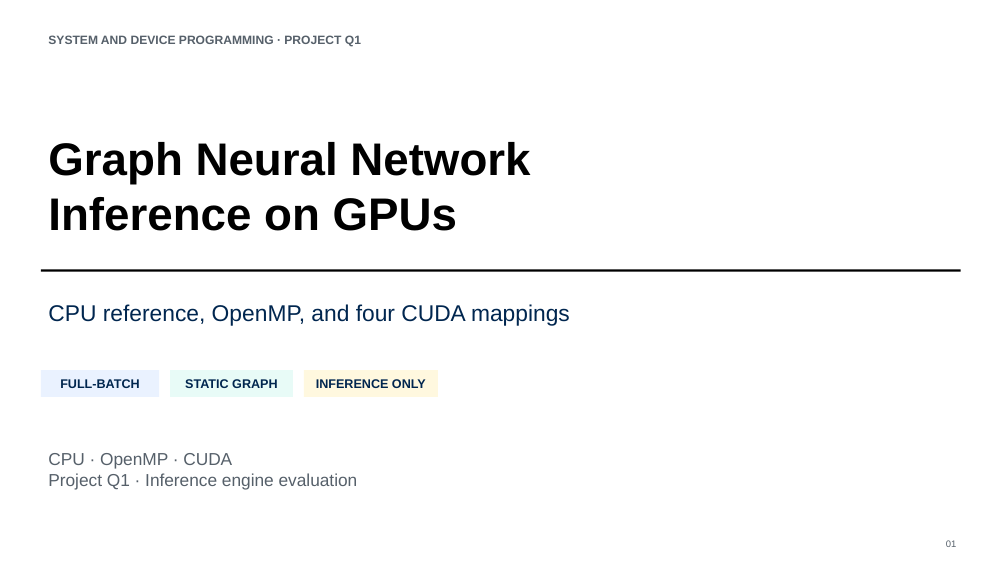
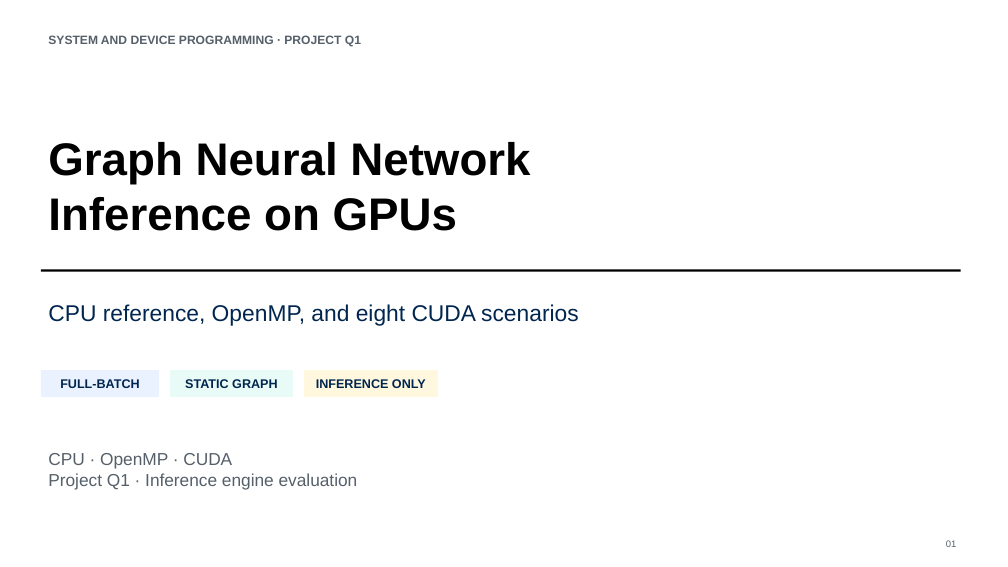
Before and after one commit to numei/gnni_on_gpus, a slide deck: slide 1 of docs/Q1-presentation-final.pptx. Drawn at 1008x567 pixels with LibreOffice and Linux fonts; fonts in the diff are those of the drawing. Boxes give left, top, right and bottom in pixels: in the first picture for what was removed or moved away, otherwise in the second. Text is boxed around its words. In the diff, an @@ line names an element or a change of style, - is before the commit and + after.

```diff
--- a/docs/Q1-presentation-final.pptx
+++ b/docs/Q1-presentation-final.pptx
@@ text at [48,304,579,326]: text changed @@
-CPU reference, OpenMP, and four CUDA mappings
+CPU reference, OpenMP, and eight CUDA scenarios
```
Also in this commit, not shown: 4 other slides changed, 1 slide added, 6 other files.
